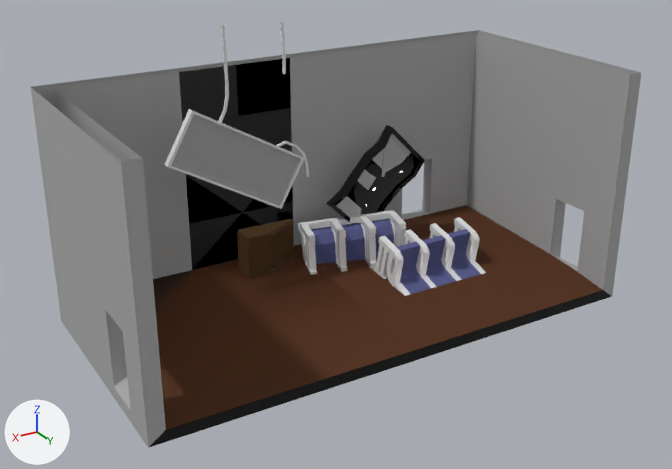
The FBX model Assets/Resources/Models/hospital1.FBX as it was, and as the next commit left it.
Before and after are seen from a camera (50 mm lens) standing at (22.5, 36.7, 16.2) and looking at (1.0, 0.8, -1.8). The lights are fixed; the arrows at lower left show +X, +Y and +Z. Where no turn or scale is listed for an object, it has been applied to the vertices. Vertices at the same position are counted once.
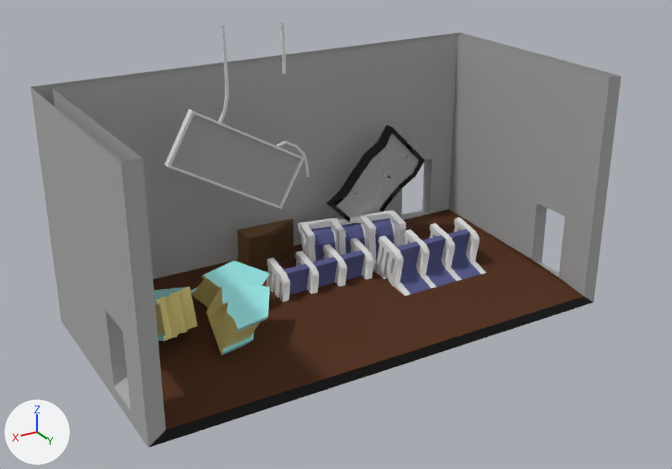
What differs and where, as boxes (x1, y1, x2, y2) in the pictures (672 x 469 px; the box of a moved part takes in the faces that stretch with it):
'Box008', reshaped: before (31, 21, 641, 448); after (31, 21, 621, 448)
part 1 of me_mesh, added: after (266, 238, 374, 302)
part 2 of me_mesh, moved or reshaped: before (286, 30, 641, 361); after (286, 33, 621, 361)

Diff of the bpy script that builds the scene:
```diff
--- a/Assets/Resources/Models/hospital1.FBX.py
+++ b/Assets/Resources/Models/hospital1.FBX.py
@@ mat_04___default @@
+mat_04___default = principled_material('04 - Default')
+mat_04___default.base_color = (0.388, 0.992, 1.0)  # cyan #a7feff
+mat_04___default.roughness = 0.254
@@ mat_10___default @@
+mat_10___default = principled_material('10 - Default')
+mat_10___default.base_color = (0.612, 0.996, 1.0)  # cyan #cdffff
+mat_10___default.roughness = 0.859
@@ mat_07___default @@
+mat_07___default = principled_material('07 - Default')
+mat_07___default.base_color = (0.776, 0.671, 0.243)  # yellow #e4d687
+mat_07___default.roughness = 0.541
@@ mat_material__0_001 @@
+mat_material__0_001 = principled_material('Material #0.001')
+mat_material__0_001.base_color = (0.0, 0.0, 0.0)  # black #000000
+mat_material__0_001.roughness = 0.859
@@ me_mesh @@
 # used by ob_box008; location = (0.0, 0.0, -0.42)
-me_mesh.from_pydata(...)  # 1144 vertices, 885 faces, 451 loose edges; spans x -13.0..13.0, y -6.2..6.2, z -6.0..8.7
+me_mesh.from_pydata(...)  # 1476 vertices, 2810 faces; spans x -11.6..13.0, y -6.2..6.2, z -6.0..8.7
+# me_mesh part 1: a new loose piece of 332 vertices spanning x -2.0..3.4, y -2.5..0.5, z -6.0..-3.2
+# me_mesh part 2: 26 vertices removed from x -13.0..-12.1, y -6.2..6.2, z -6.0..6.0; 26 vertices added at x -11.6..-10.8, y -6.2..6.2, z -6.0..6.0
 me_mesh.materials.append(mat_material__0)
@@ me_mesh @@
 me_mesh.materials.append(mat_05___default)
+me_mesh.materials.append(mat_10___default)  # cyan #cdffff
+me_mesh.materials.append(mat_material__0_001)  # black #000000
+me_mesh.materials.append(mat_07___default)  # yellow #e4d687
+me_mesh.materials.append(mat_04___default)  # cyan #a7feff
```
